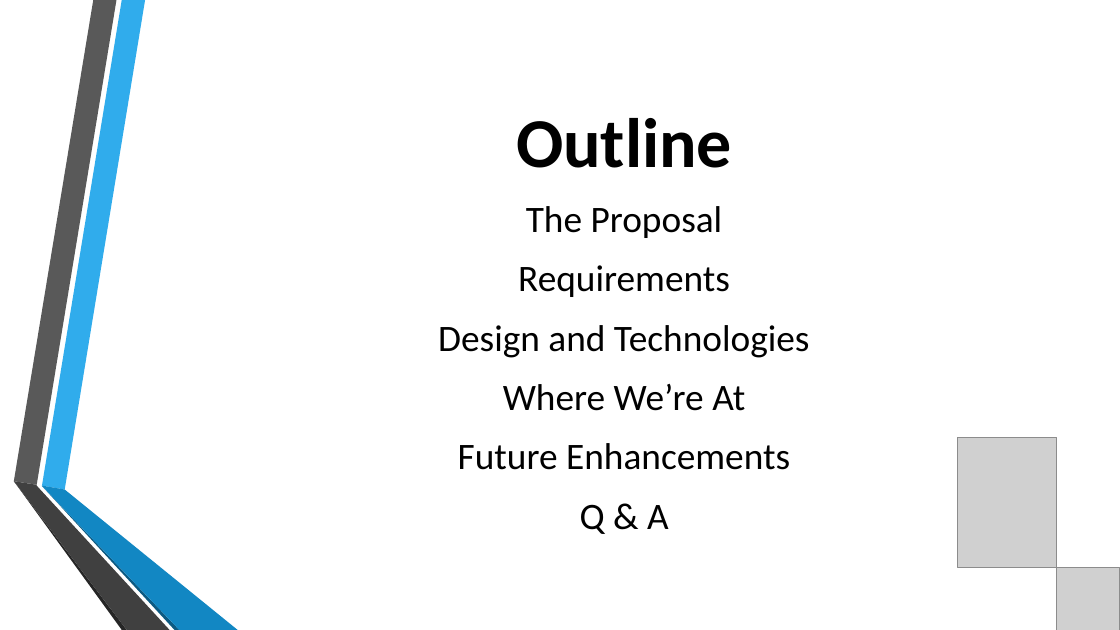
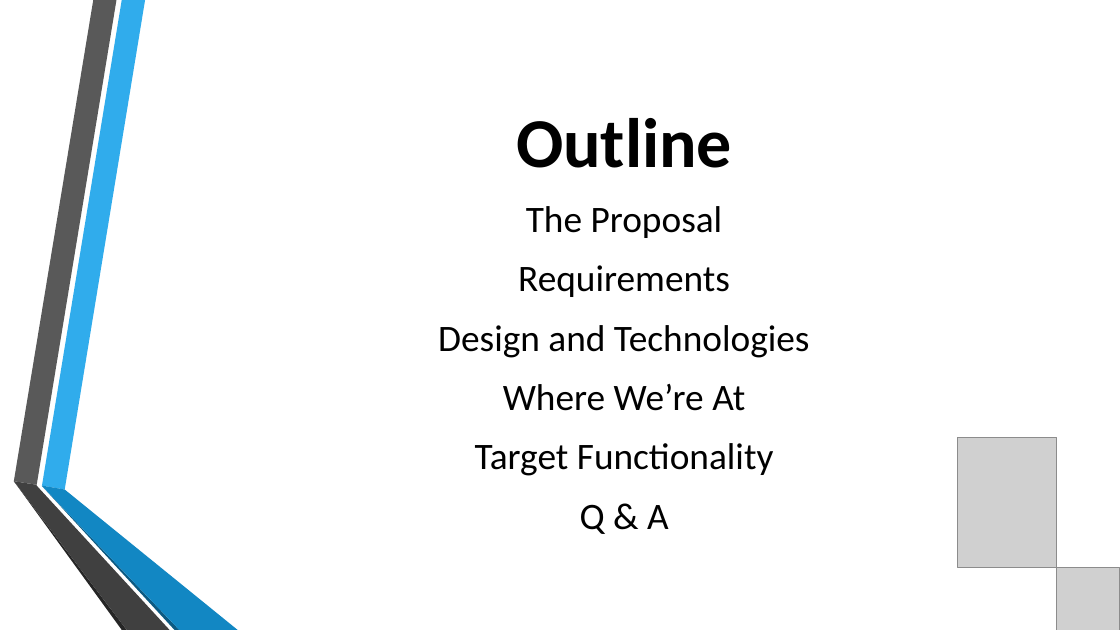
Before and after one commit to fisherevans/SmartShift, a slide deck: slide 2 of smarts/trunk/media/presentations/progress_report/progress_report.pptx. Drawn at 1120x630 pixels with LibreOffice and Linux fonts; fonts in the diff are those of the drawing; grey boxes stand for pictures; background and template pictures are left out. Boxes give left, top, right and bottom in pixels: in the first picture for what was removed or moved away, otherwise in the second. Text is boxed around its words. In the diff, an @@ line names an element or a change of style, - is before the commit and + after.

```diff
--- a/smarts/trunk/media/presentations/progress_report/progress_report.pptx
+++ b/smarts/trunk/media/presentations/progress_report/progress_report.pptx
@@ text at [475,443,774,476]: text changed @@
-Future Enhancements
+Target Functionality
```
Also in this commit, not shown: 2 other slides changed, 8 slides added, 5 other files.
